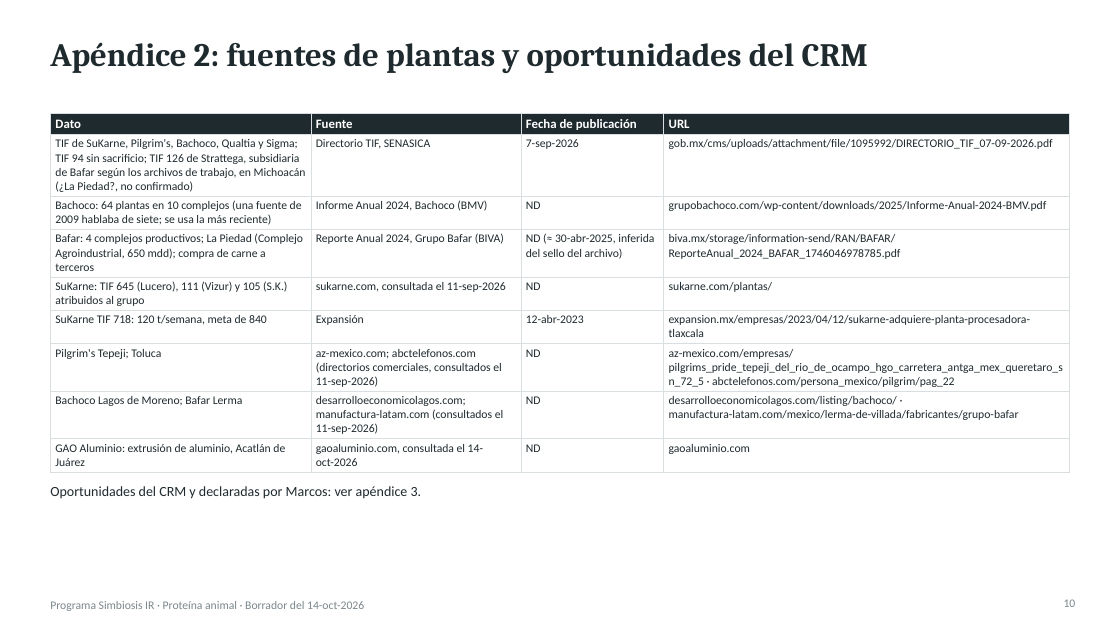
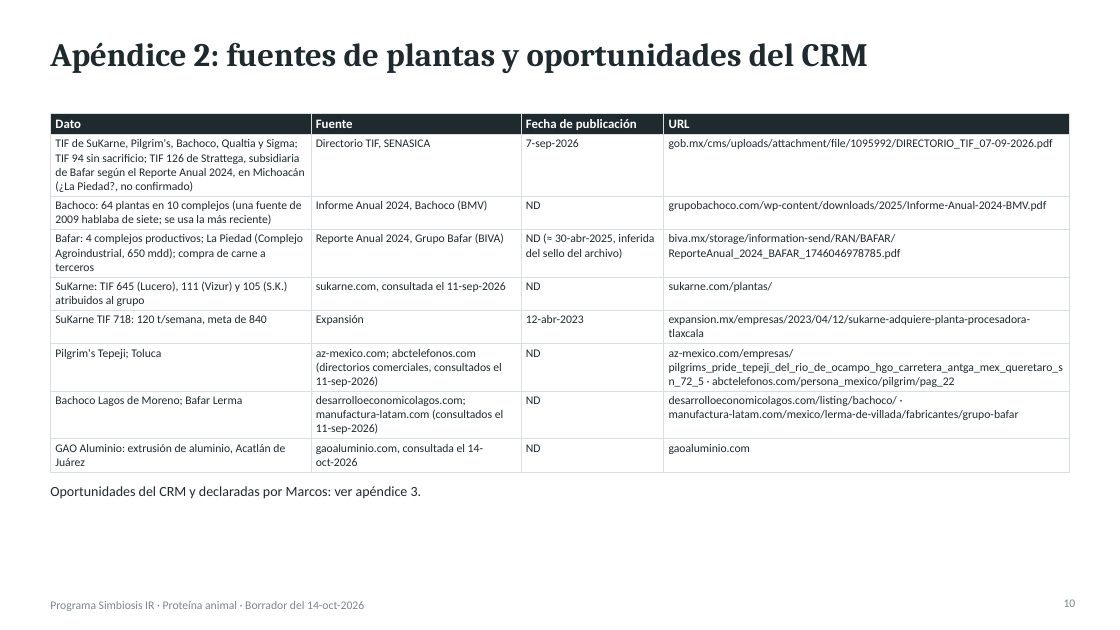
Before and after one commit to Marckqalex/Simbiosis-IR, a slide deck: slide 10 of entregables/Simbiosis_IR_Proteina_Animal_Entregable1.pptx. Drawn at 1120x630 pixels with LibreOffice and Linux fonts; fonts in the diff are those of the drawing. Boxes give left, top, right and bottom in pixels: in the first picture for what was removed or moved away, otherwise in the second. Text is boxed around its words. In the diff, an @@ line names an element or a change of style, - is before the commit and + after.

```diff
--- a/entregables/Simbiosis_IR_Proteina_Animal_Entregable1.pptx
+++ b/entregables/Simbiosis_IR_Proteina_Animal_Entregable1.pptx
@@ table at <box>50,113,1070,470</box> @@
-row 2, column 1: TIF de SuKarne, Pilgrim's, Bachoco, Qualtia y Sigma; TIF 94 sin sacrificio; TIF 126 de Strattega, subsidiaria de Bafar según los archivos de trabajo, en Michoacán (¿La Piedad?, no confirmado)
+row 2, column 1: TIF de SuKarne, Pilgrim's, Bachoco, Qualtia y Sigma; TIF 94 sin sacrificio; TIF 126 de Strattega, subsidiaria de Bafar según el Reporte Anual 2024, en Michoacán (¿La Piedad?, no confirmado)
```
Also in this commit, not shown: 2 other slides changed.
